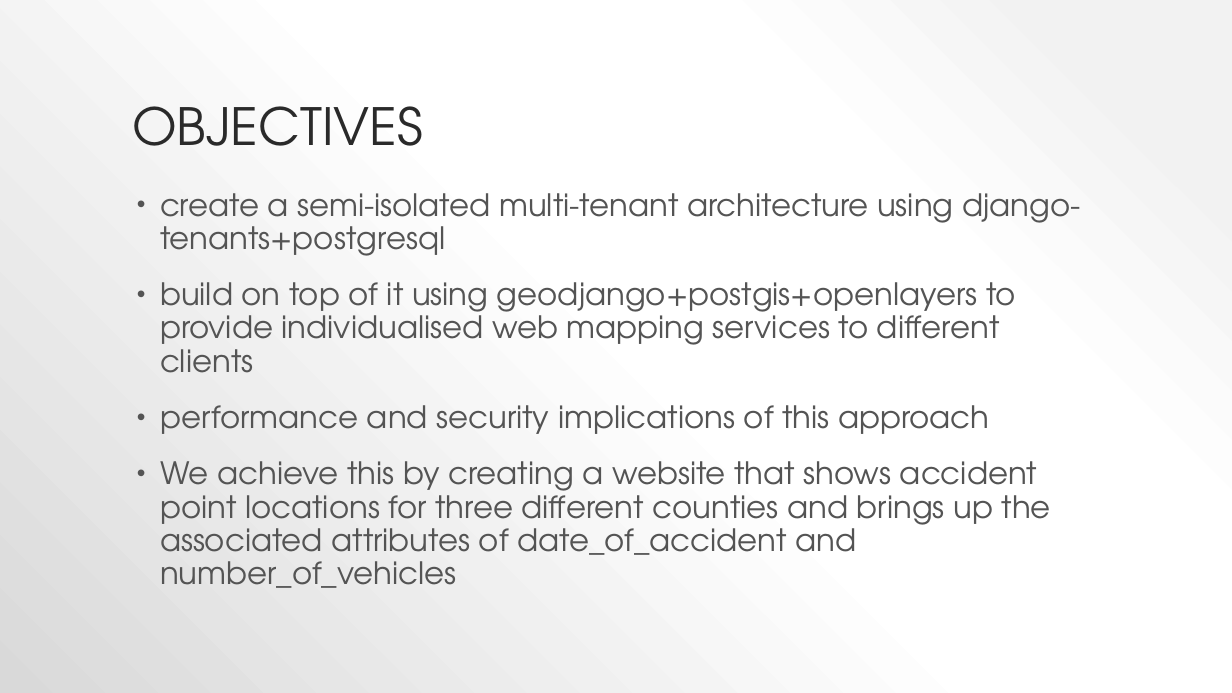
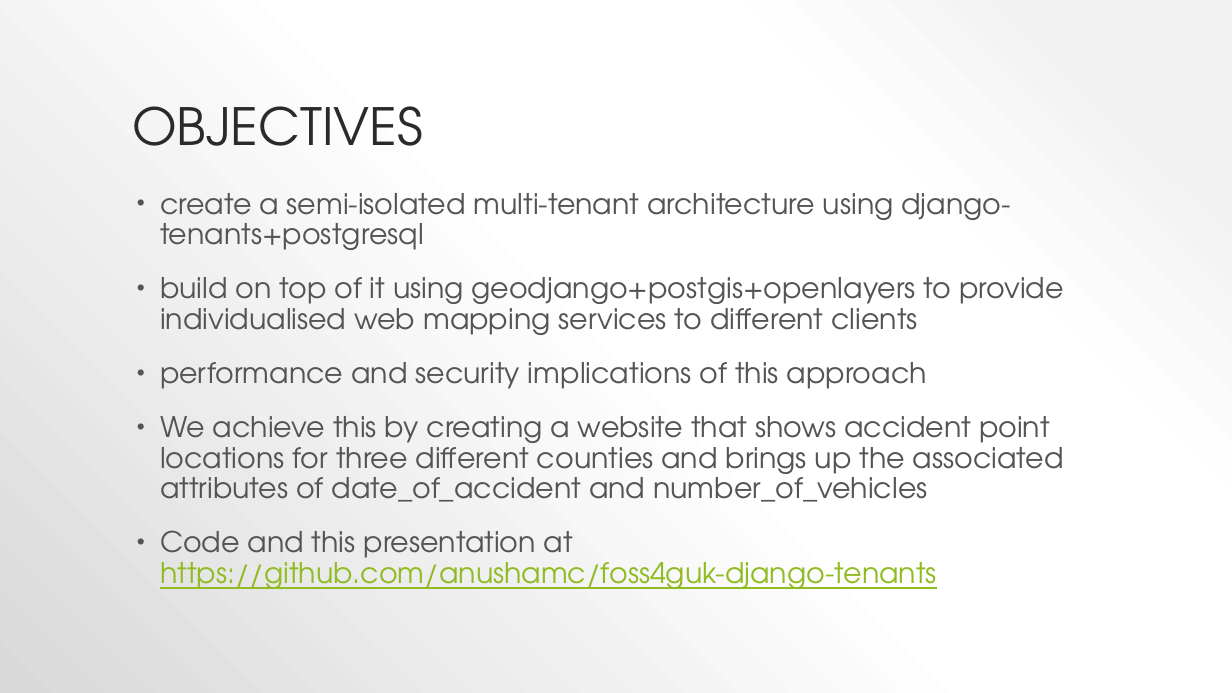
Before and after one commit to anushamc/foss4guk-django-tenants, a slide deck: slide 2 of SaaSy maps.pptx. Drawn at 1232x693 pixels with LibreOffice and Linux fonts; fonts in the diff are those of the drawing. Boxes give left, top, right and bottom in pixels: in the first picture for what was removed or moved away, otherwise in the second. Text is boxed around its words. In the diff, an @@ line names an element or a change of style, - is before the commit and + after.

Commit message:
updated presentation

```diff
--- a/SaaSy maps.pptx
+++ b/SaaSy maps.pptx
@@ text at bbox=[160, 193, 1064, 502]: size 24 to 22.2 pt in "create a semi-isolated multi-tenant architecture using djang ...", "build on top of it using geodjango+postgis+openlayers ...", "performance and security implications of this approach", "We achieve this by creating a website ..." @@
@@ text at bbox=[160, 530, 937, 589]: paragraph added @@
+• Code and this presentation at https://github.com/anushamc/foss4guk-django-tenants
```
